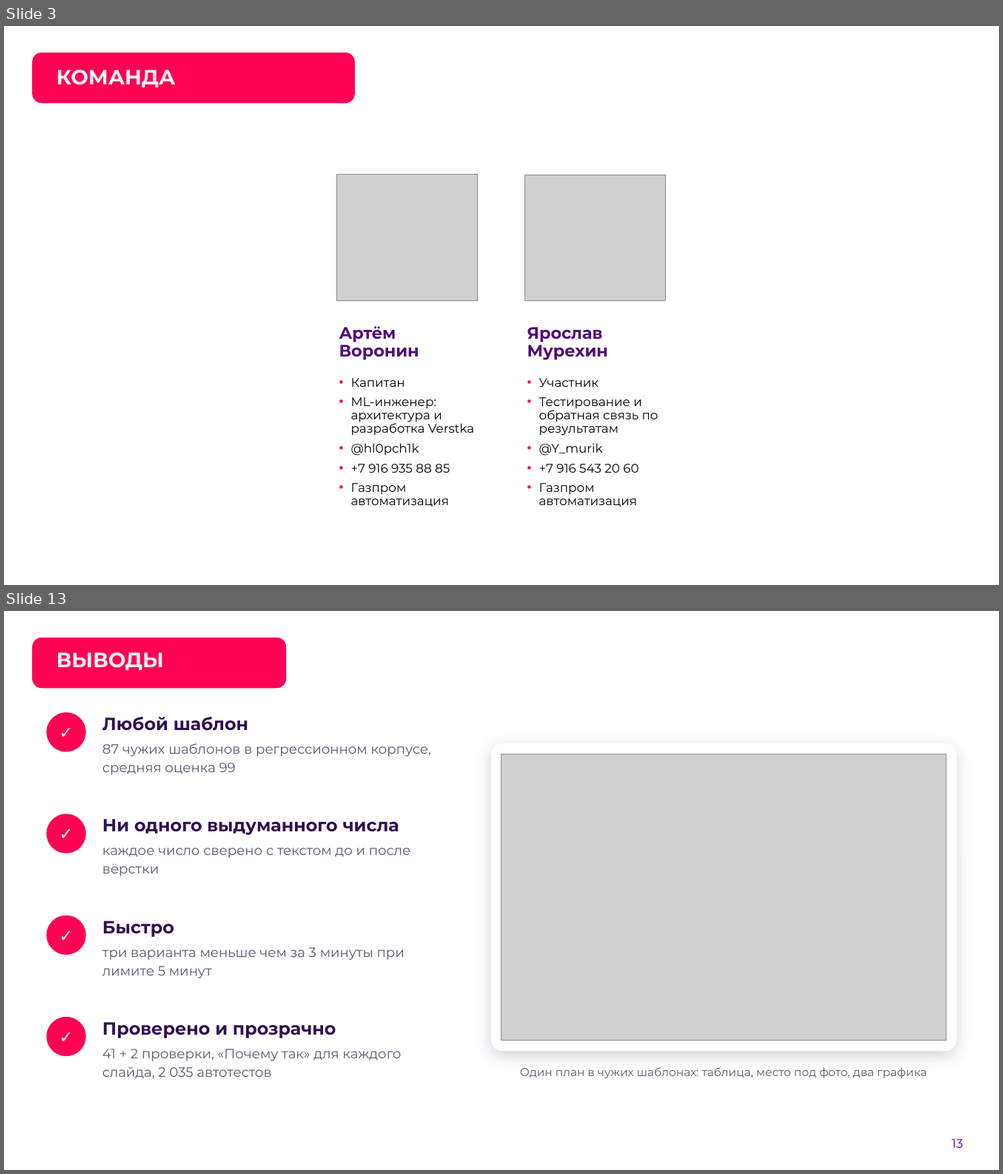
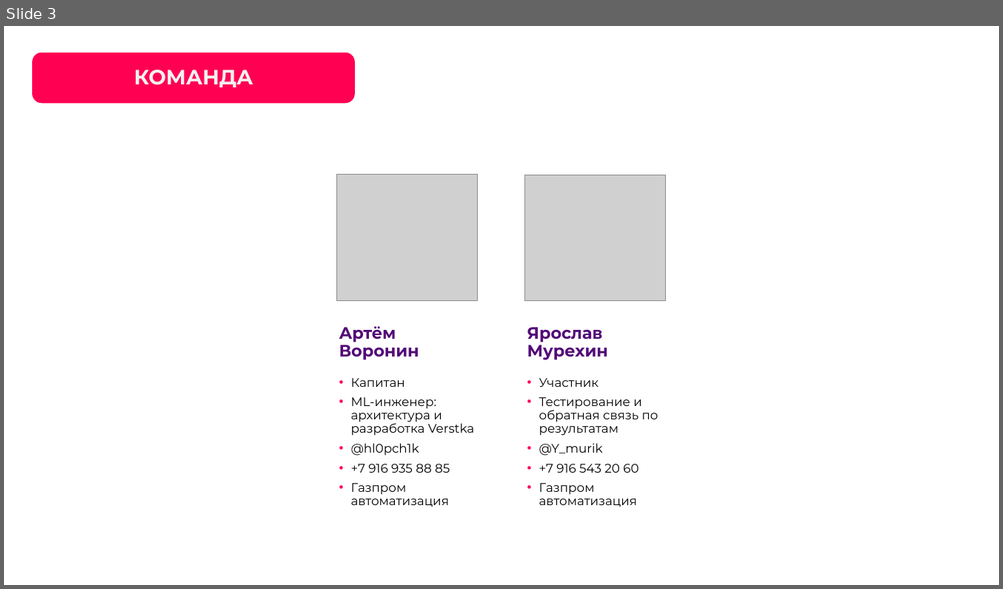
Before and after one commit to hl0pch1k/verstka, a slide deck: docs/presentation/verstka-pitch.pptx. Shown one above the other, each under a label of ours: slides 3 and 13 before the commit, slide 3 after it; the slides between them are not shown. The pictures are 1003x1174 and 1003x589 pixels, drawn with LibreOffice and Linux fonts; fonts in the diff are those of the drawing; grey boxes stand for pictures; background and template pictures are left out. Boxes give left, top, right and bottom in pixels: in the first picture for what was removed or moved away, otherwise in the second. Text is boxed around its words. In the diff, an @@ line names an element or a change of style, - is before the commit and + after.

```diff
--- a/docs/presentation/verstka-pitch.pptx
+++ b/docs/presentation/verstka-pitch.pptx
@@ slide 13 removed at [4,611,999,1170], background picture (left out) @@
@@ rounded rectangle removed at [32,637,286,688] @@
@@ title removed at [57,652,164,670] @@
-ВЫВОДЫ
@@ ellipse removed at [46,712,86,752] @@
-✓
@@ text removed at [102,717,248,731] @@
-Любой шаблон
@@ text removed at [102,743,431,775] @@
-87 чужих шаблонов в регрессионном корпусе, средняя оценка 99
@@ rounded rectangle removed at [491,743,957,1051] @@
@@ picture removed at [502,755,946,1042] @@
@@ ellipse removed at [46,814,86,854] @@
-✓
@@ text removed at [102,819,399,835] @@
-Ни одного выдуманного числа
@@ text removed at [102,848,410,877] @@
-каждое число сверено с текстом до и после вёрстки
@@ ellipse removed at [46,915,86,955] @@
-✓
@@ text removed at [102,921,174,937] @@
-Быстро
@@ text removed at [102,948,404,979] @@
-три варианта меньше чем за 3 минуты при лимите 5 минут
@@ ellipse removed at [46,1017,86,1056] @@
-✓
@@ text removed at [102,1022,336,1039] @@
-Проверено и прозрачно
@@ text removed at [102,1049,401,1079] @@
-41 + 2 проверки, «Почему так» для каждого слайда, 2 035 автотестов
@@ text removed at [520,1068,926,1079] @@
-Один план в чужих шаблонах: таблица, место под фото, два графика
@@ page number removed at [951,1139,962,1148] @@
-13
@@ slide 3 changed as well @@
@@ title "КОМАНДА": place and size @@
-title "КОМАНДА" at [57,70,176,87]
+title "КОМАНДА" at [134,70,253,87]
@@ title "КОМАНДА" at [134,70,253,87]: alignment left to centre; vertical alignment bottom to middle @@
```
Also in this commit, not shown: 5 other slides changed, 13 slides added, 8 other slides removed, 7 other files.
